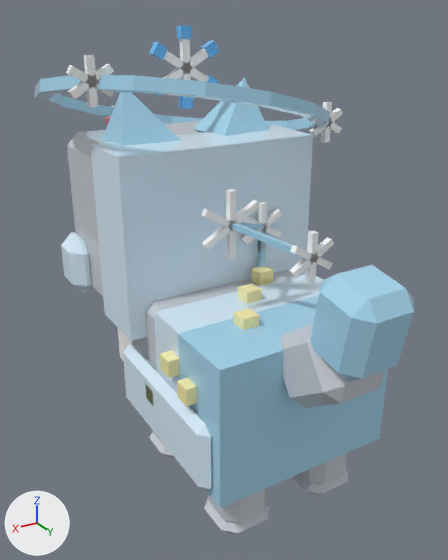
The glTF model assets/cat-cafe/exports/CatCafe_Cat_Blizzard.glb, before and after one commit.
Rendered twice from a 50 mm camera at (1.83, 2.92, 2.76) aimed at (0.03, -0.1, 1.25). Arrows for +X, +Y and +Z are at lower left; the lights stay in place. The picture after the commit comes second. Vertices at exactly the same position are counted once.

Objects in the first picture: 'CatCafe_Cat_Blizzard_Body', 'CatCafe_Cat_Blizzard_EarL', 'CatCafe_Cat_Blizzard_EarR', 'CatCafe_Cat_Blizzard_Flakes_Glow', 'CatCafe_Cat_Blizzard_Glow', 'CatCafe_Cat_Blizzard_Head', 'CatCafe_Cat_Blizzard_LegB1', 'CatCafe_Cat_Blizzard_LegB2', 'CatCafe_Cat_Blizzard_Prop', 'CatCafe_Cat_Blizzard_Prop2', 'CatCafe_Cat_Blizzard_Tail' and 1 more.
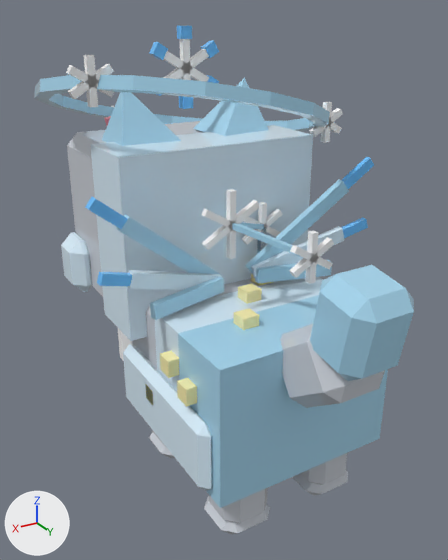
Pixel boxes (x1, y1, x2, y2) of what changed, in the pictures (448 x 560 px):
'CatCafe_Cat_Blizzard_Prop2', reshaped (mostly hidden before)
    before: (257, 227, 266, 268)
    after: (116, 179, 349, 320)
'CatCafe_Cat_Blizzard_Wings_Glow', added
    after: (85, 157, 374, 286)
part 1 of me_catcafe_cat_blizzard_prop2, added (blue)
    after: (116, 179, 349, 320)

The change, as a list of edits to the scene's bpy script:
```text
Change me_catcafe_cat_blizzard_prop2:
    used by ob_catcafe_cat_blizzard_prop2; location = (0.0, 0.0, 0.0)
    remove me_catcafe_cat_blizzard_prop2.from_pydata(...)  # 8 vertices, 12 faces; spans x -0.269..-0.231, y -0.119..-0.081, z 1.196..1.546
    add me_catcafe_cat_blizzard_prop2.from_pydata(...)  # 56 vertices, 84 faces; spans x -0.76..0.76, y -0.119..0.158, z 1.196..1.819
    me_catcafe_cat_blizzard_prop2 part 1
    48 vertices are added at x -0.76..0.76, y -0.058..0.158, z 1.235..1.819
    72 new faces join them
Add me_catcafe_cat_blizzard_wings_glow:
    me_catcafe_cat_blizzard_wings_glow.from_pydata(...)  # 32 vertices, 48 faces; spans x -0.92..0.92, y 0.11..0.2, z 0.13..0.63
    me_catcafe_cat_blizzard_wings_glow.materials.append(mat_catcafe_palette)
Add ob_catcafe_cat_blizzard_wings_glow:
    ob_catcafe_cat_blizzard_wings_glow = bpy.data.objects.new('CatCafe_Cat_Blizzard_Wings_Glow', me_catcafe_cat_blizzard_wings_glow)
    ob_catcafe_cat_blizzard_wings_glow.location = (0.0, -0.049, 1.321)
```
